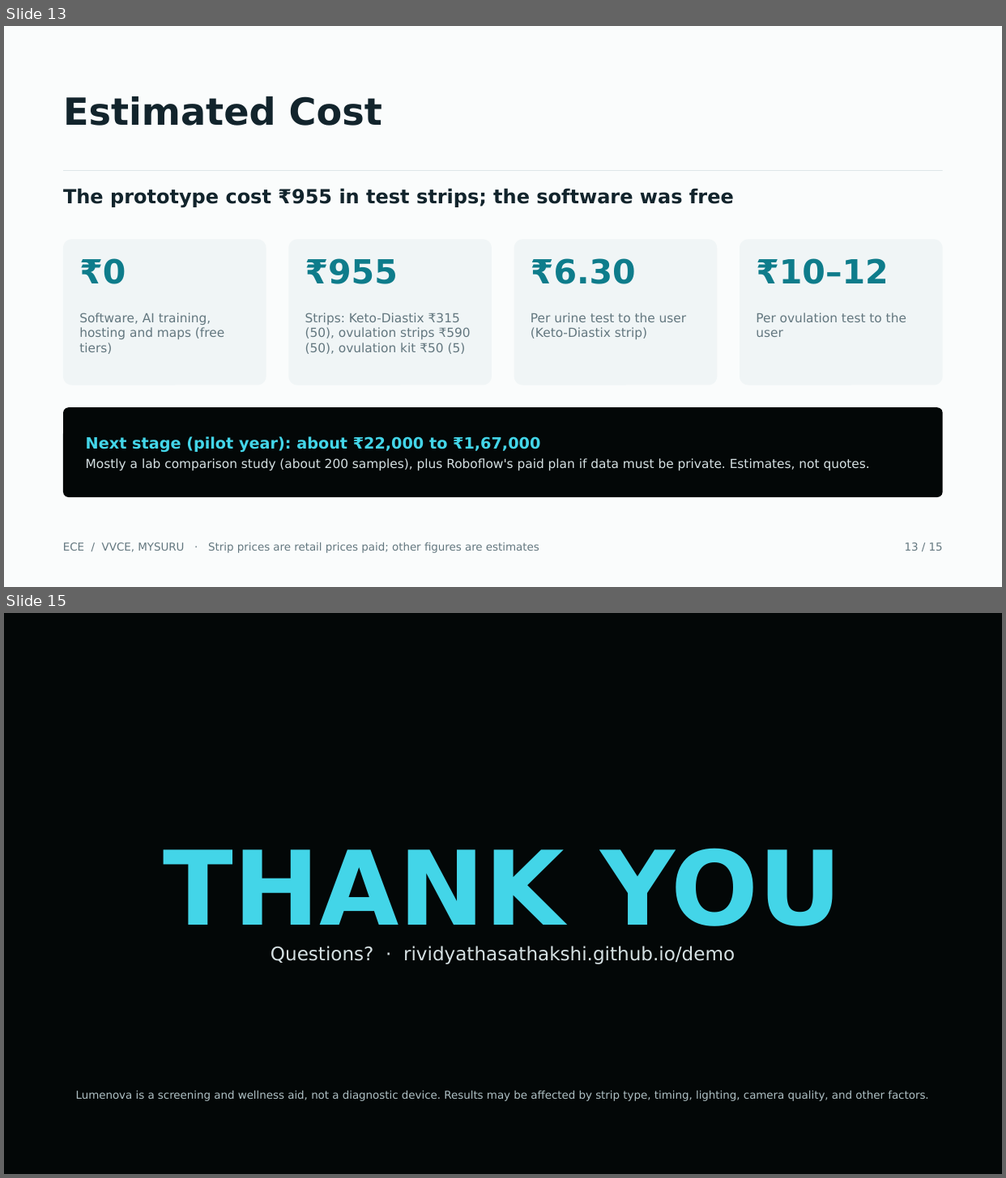
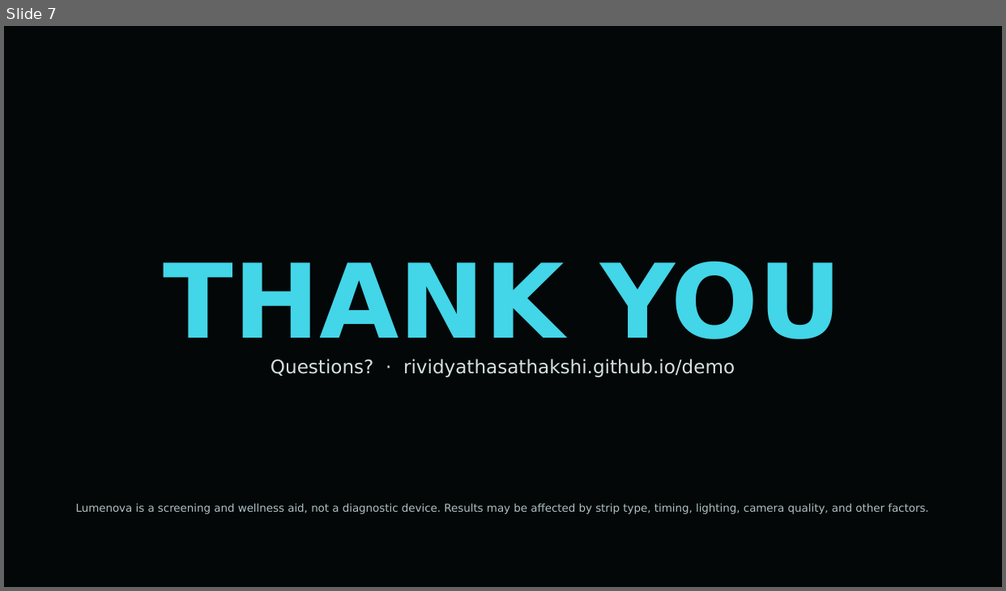
Before and after one commit to RividyathaSathakshi/LUMENOVA, a slide deck: presentation/Lumenova_TechShodha.pptx. Shown one above the other, each under a label of ours: slides 13 and 15 before the commit, slide 7 after it; the slides between them are not shown. The pictures are 1006x1178 and 1006x591 pixels, drawn with LibreOffice and Linux fonts; fonts in the diff are those of the drawing. Boxes give left, top, right and bottom in pixels: in the first picture for what was removed or moved away, otherwise in the second. Text is boxed around its words. In the diff, an @@ line names an element or a change of style, - is before the commit and + after.

```diff
--- a/presentation/Lumenova_TechShodha.pptx
+++ b/presentation/Lumenova_TechShodha.pptx
@@ slide 13 removed at (4,26,1002,587), background #FAFCFC @@
@@ text removed at (63,96,382,126) @@
-Estimated Cost
@@ rectangle removed at (63,170,943,171) @@
@@ text removed at (63,188,734,208) @@
-The prototype cost ₹955 in test strips; the software was free
@@ rounded rectangle removed at (63,239,266,386) @@
@@ rounded rectangle removed at (288,239,492,386) @@
@@ rounded rectangle removed at (514,239,718,386) @@
@@ rounded rectangle removed at (740,239,943,386) @@
@@ text removed at (79,258,126,284) @@
-₹0
@@ text removed at (305,258,398,284) @@
-₹955
@@ text removed at (530,258,636,284) @@
-₹6.30
@@ text removed at (756,258,888,284) @@
-₹10–12
@@ text removed at (79,313,224,354) @@
-Software, AI training, hosting and maps (free tiers)
@@ text removed at (305,313,471,354) @@
-Strips: Keto-Diastix ₹315 (50), ovulation strips ₹590 (50), ovulation kit ₹50 (5)
@@ text removed at (530,313,687,339) @@
-Per urine test to the user (Keto-Diastix strip)
@@ text removed at (756,313,906,337) @@
-Per ovulation test to the user
@@ rounded rectangle removed at (63,408,943,497) @@
@@ text removed at (86,437,870,472) @@
-Next stage (pilot year): about ₹22,000 to ₹1,67,000
-Mostly a lab comparison study (about 200 samples), plus Roboflow's paid plan if data must be private. Estimates, not quotes.
@@ text removed at (63,543,539,553) @@
-ECE / VVCE, MYSURU · Strip prices are retail prices paid; other figures are estimates
@@ text removed at (905,543,943,551) @@
-13 / 15
@@ what was slide 15 is now slide 7 @@
```
Also in this commit, not shown: 5 slides changed, 7 other slides removed.
